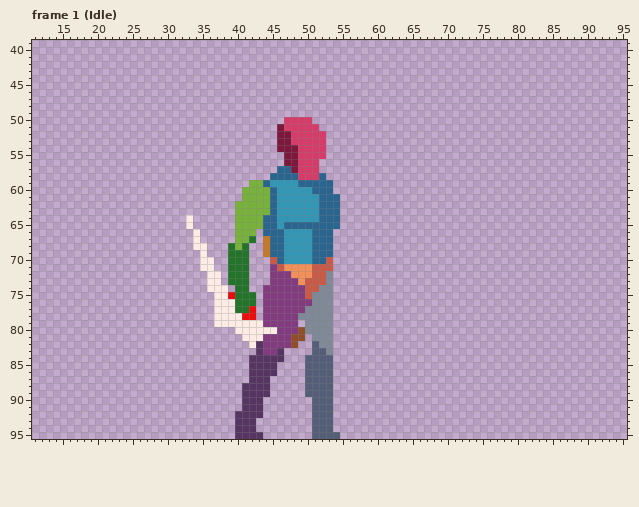
File history of a pixel-art file, asset/art/player/Character Blueprint.aseprite. That is the earlier state.
96x96 pixels, 35 frames. Shown: frame 1 (Idle): x 11..95, y 39..95. The commit also changed other frames, which this record leaves out.
The result:
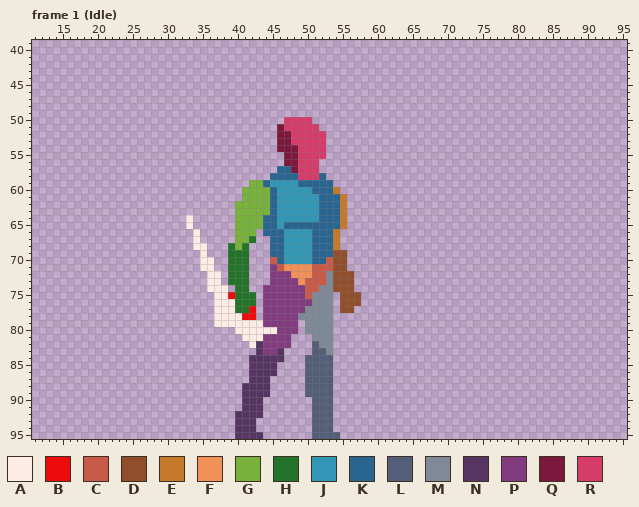
Palette (. is transparent): A #fcece5  B #ec0c0c  C #c95a48  D #904e2a  E #c67928  F #f29059  G #78b23c  H #23732b  J #3297b6  K #2a658f  L #555e78  M #7f8998  N #573563  P #813b7e  Q #7c183c  R #d53c6a
Change:
--- frame 1 (Idle), layer "Left Hand"
@@ x 42..59 @@
 59 GGKJJJJKKKKK......
-60 GGGKJJJJJKKK......
-61 GGGKJJJJJJKKK.....
-62 GGGKJJJJJJKKK.....
-63 GGGKJJJJJJKKK.....
-64 GGKKJJJJJJKKK.....
-65 GGKKJKKKKKKKK.....
-66 G.KKKJJJJKKK......
-67 H.EKKJJJJKKK......
-68 ..EKKJJJJKKK......
-69 ..EKKJJJJKKK......
-70 ...CKJJJJKKC......
-71 ...PCFFFFCCC......
-72 ...PPPFFFCCM......
-73 ...PPPPFCCCM......
-74 ..PPPPPPCCMM......
-75 H.PPPPPPCMMM......
-76 H.PPPPPPPMMM......
-77 B.PPPPPPMMMM......
+60 GGGKJJJJJKKKE.....
+61 GGGKJJJJJJKKKE....
+62 GGGKJJJJJJKKKE....
+63 GGGKJJJJJJKKKE....
+64 GGKKJJJJJJKKKE....
+65 GGKKJKKKKKKKKE....
+66 G.KKKJJJJKKKE.....
+67 H..KKJJJJKKKE.....
+68 ...KKJJJJKKKE.....
+69 ...KKJJJJKKKDD....
+70 ...CKJJJJKKCDD....
+71 ...PCFFFFCCCDD....
+72 ...PPPFFFCCMDDD...
+73 ...PPPPFCCCMDDD...
+74 ..PPPPPPCCMMDDD...
+75 H.PPPPPPCMMM.DDD..
+76 H.PPPPPPPMMM.DDD..
+77 B.PPPPPPMMMM.DD...
 78 B.PPPPPMMMMM......
 79 AAPPPPP.MMMM......
-80 AAAAPPPDMMMM......
-81 AAPPPPDD.MMM......
-82 ANPPPPD..LMM......
+80 AAAAPPP.MMMM......
+81 AAPPPP...MMM......
+82 ANPPPP...LMM......
 83 .NPPN....LLM......
